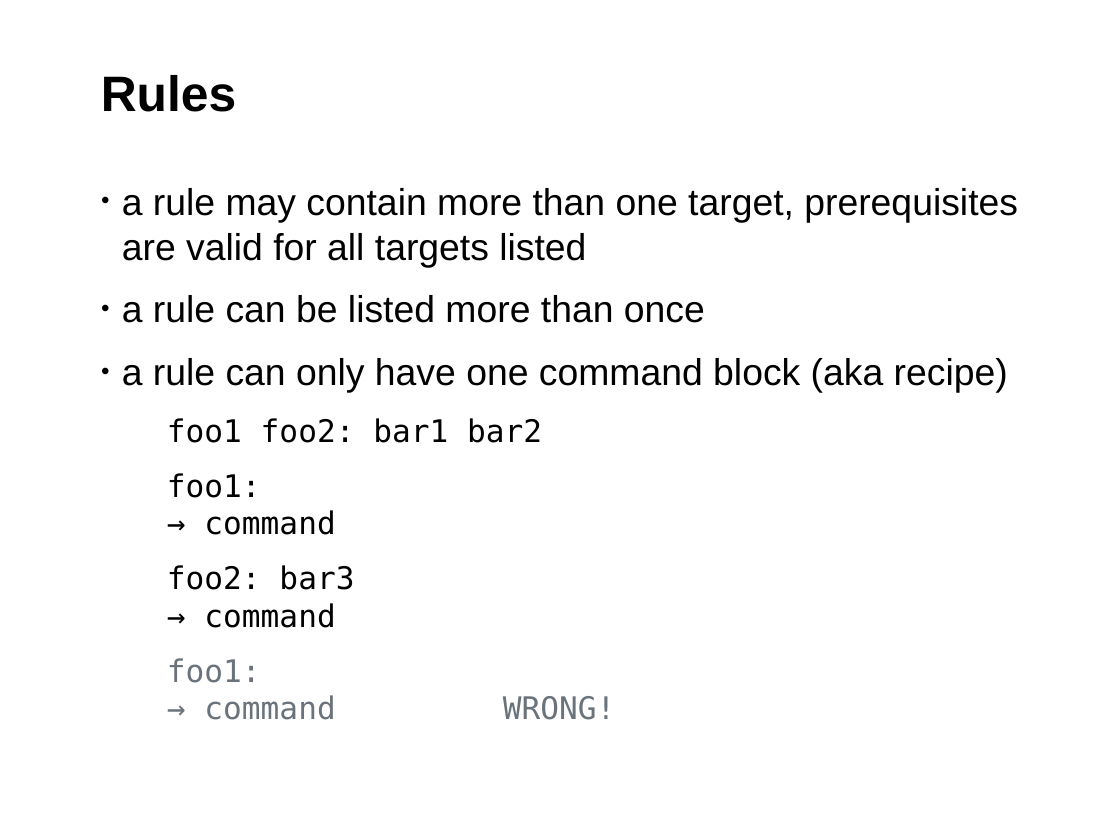
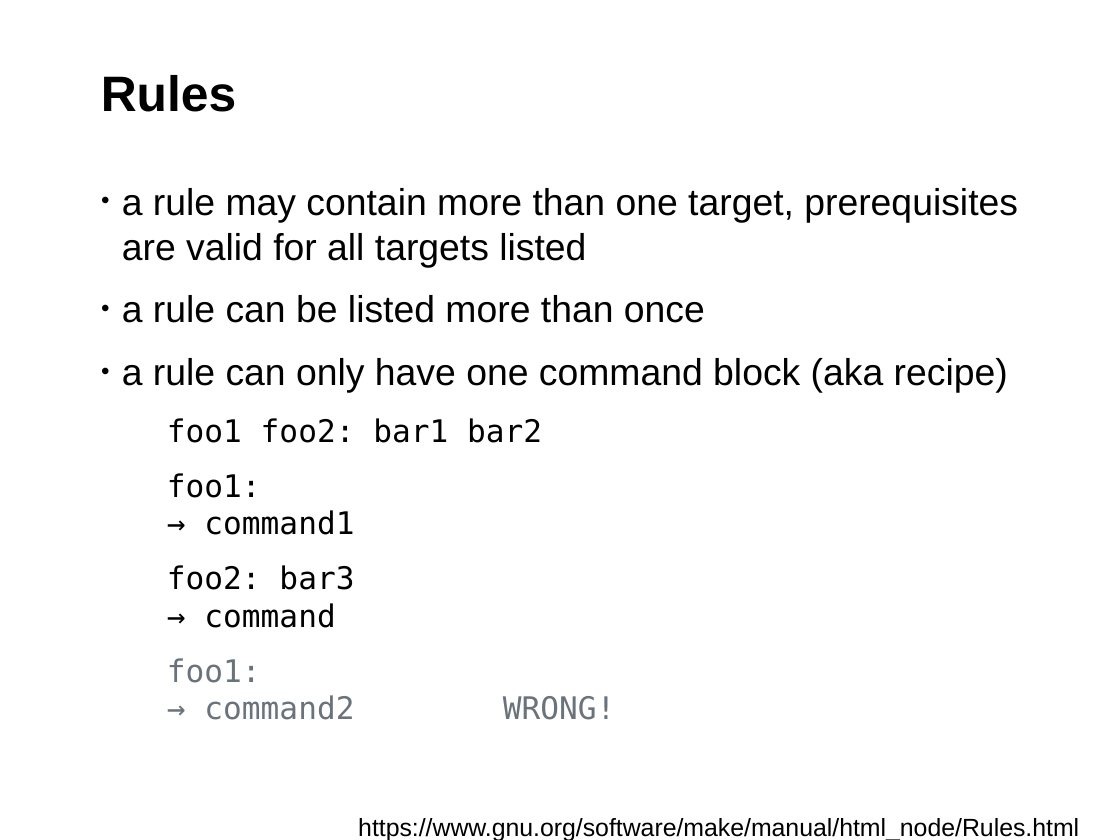
Before and after one commit to fsundermeyer/GNU_make_workshop, a slide deck: slide 8 of GNU_make_03_2015.odp. Drawn at 1120x840 pixels with LibreOffice and Linux fonts; fonts in the diff are those of the drawing; background and template pictures are left out. Boxes give left, top, right and bottom in pixels: in the first picture for what was removed or moved away, otherwise in the second. Text is boxed around its words. In the diff, an @@ line names an element or a change of style, - is before the commit and + after.

Commit message:
Part 3 of the GNU Make Workshop
Explaining pattern rules and implicit rules and presenting the most important
built-in functions. The Makefile introduces a pattern rule to create .mp3 from
.flac and makes use of several functions.

```diff
--- a/GNU_make_03_2015.odp
+++ b/GNU_make_03_2015.odp
@@ text at bbox=[204, 510, 354, 535]: text changed @@
-→ command
+→ command1
@@ text at bbox=[204, 695, 616, 720]: text changed @@
-→ command WRONG!
+→ command2 WRONG!
@@ text added at bbox=[358, 818, 1079, 840], 16 pt, text #000000 @@
+https://www.gnu.org/software/make/manual/html_node/Rules.html
```
Also in this commit, not shown: 10 other slides changed, 13 slides added, 1 other file.
